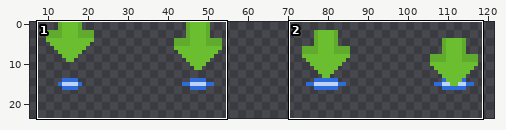
Sprite sheet -- src/assets/img/effect/arrow/position-arrow.png. Above: a wide view before the commit, with the close-up outlined.
Close-up. First the earlier version:
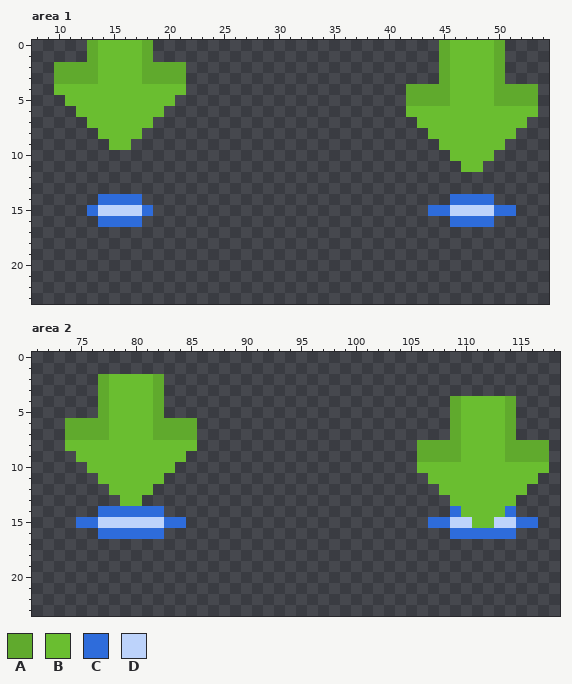
The file is 128x32 pixels. Shown: area 1: x 8..54, y 0..23; area 2: x 71..118, y 0..23. The wide view leaves out empty margins.
Palette (. is transparent): A #60aa2d  B #6abe30  C #2e6cdb  D #bdd3fb
The same view after the edit:
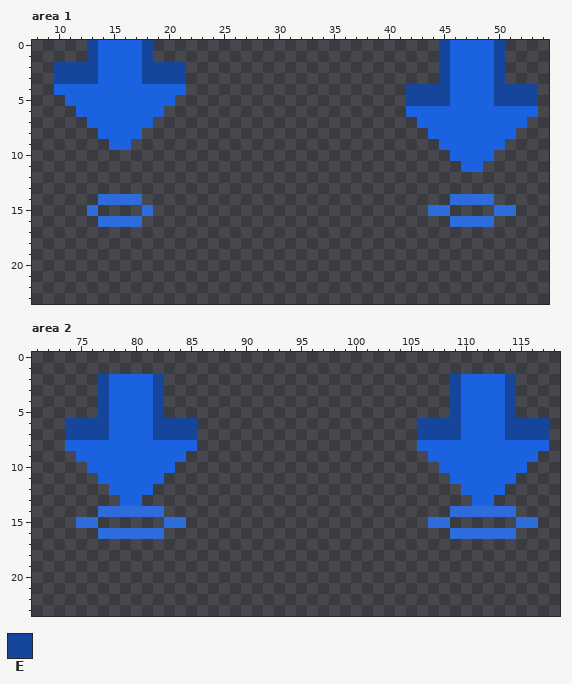
Colours new in this view: E #16469c
Changes in this commit:
colour B: #6abe30 -> #1b62e0
Area 1:
y 0..1: x 13 A -> E; x 18 A -> E; x 45 A -> E; x 50 A -> E
y 2..3: x 10..13 AAAA -> EEEE; x 18..21 AAAA -> EEEE; x 45 A -> E; x 50 A -> E
y 4..5: x 42..45 AAAA -> EEEE; x 50..53 AAAA -> EEEE
y 15: x 14..17 DDDD -> ....; x 46..49 DDDD -> ....
Area 2:
y 2..3: x 77 A -> E; x 82 A -> E; x 109..114 ...... -> EBBBBE
y 4..5: x 77 A -> E; x 82 A -> E; x 109 A -> E; x 114 A -> E
y 6..7: x 74..77 AAAA -> EEEE; x 82..85 AAAA -> EEEE; x 106..109 ...A -> EEEE; x 114..117 A... -> EEEE
y 8: x 106..109 AAAA -> BBBB; x 114..117 AAAA -> BBBB
y 9: x 106..109 AAAA -> .BBB; x 114..117 AAAA -> BBB.
y 10: x 106..107 BB -> ..; x 116..117 BB -> ..
y 11: x 107..108 BB -> ..; x 115..116 BB -> ..
y 12: x 108..109 BB -> ..; x 114..115 BB -> ..
y 13: x 109..110 BB -> ..; x 113..114 BB -> ..
y 14: x 110..113 BBBB -> CCCC
y 15: x 77..82 DDDDDD -> ......; x 109..114 DDBBDD -> ......
